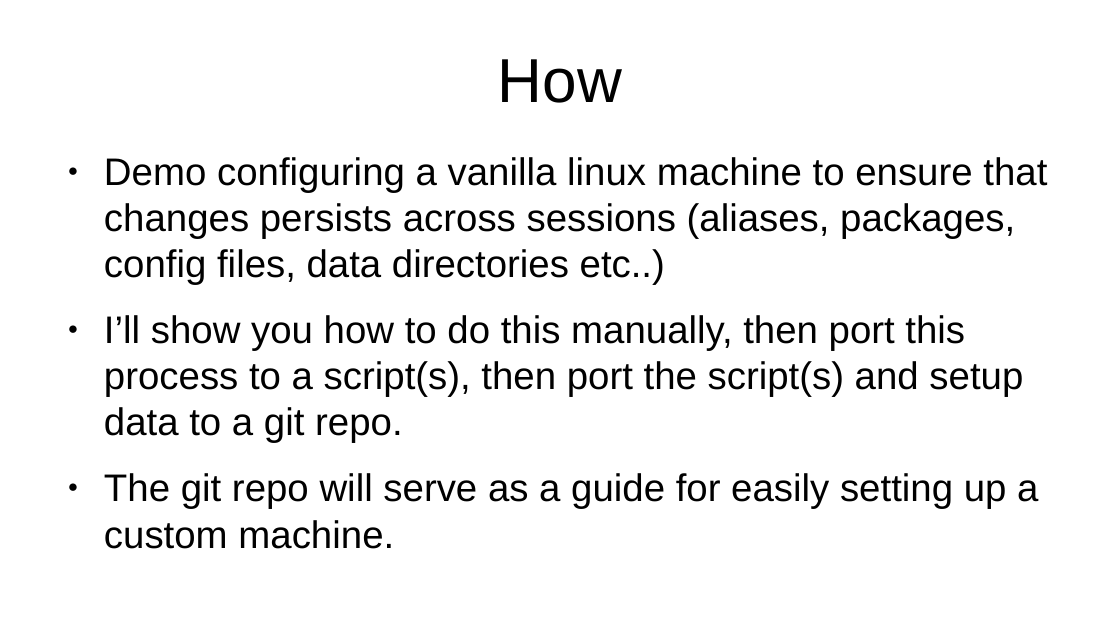
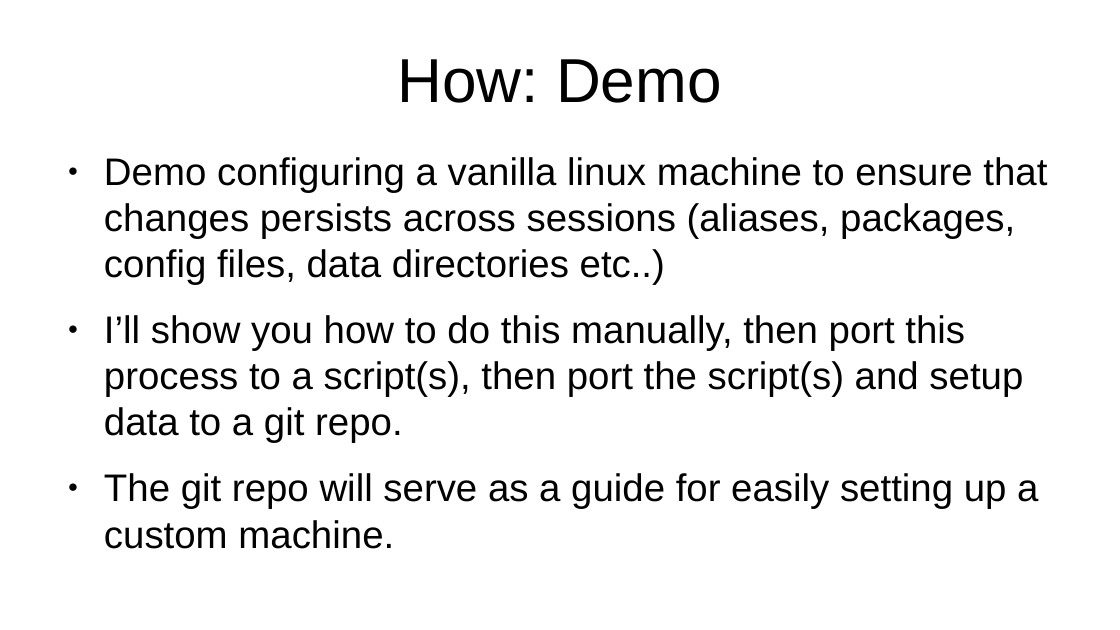
Before and after one commit to kperkins411/PCSE_595, a slide deck: slide 16 of content/Setting_up_cloud_machine.odp (slide 15 before the commit). Drawn at 1120x630 pixels with LibreOffice and Linux fonts; fonts in the diff are those of the drawing. Boxes give left, top, right and bottom in pixels: in the first picture for what was removed or moved away, otherwise in the second. Text is boxed around its words. In the diff, an @@ line names an element or a change of style, - is before the commit and + after.

```diff
--- a/content/Setting_up_cloud_machine.odp
+++ b/content/Setting_up_cloud_machine.odp
@@ title at bbox=[398, 59, 722, 103]: text changed @@
-How
+How: Demo
```
Also in this commit, not shown: 7 other slides changed, 4 other files.
